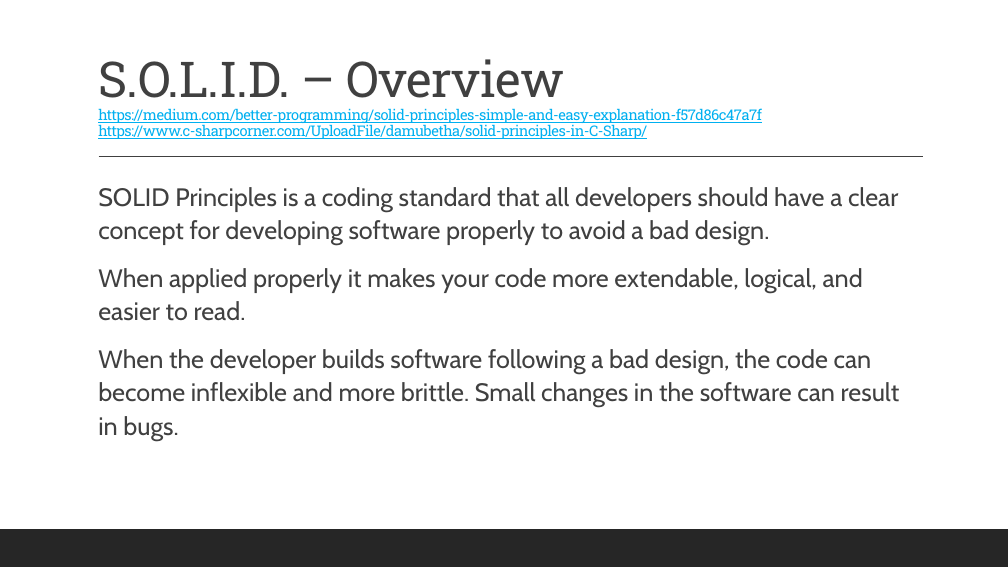
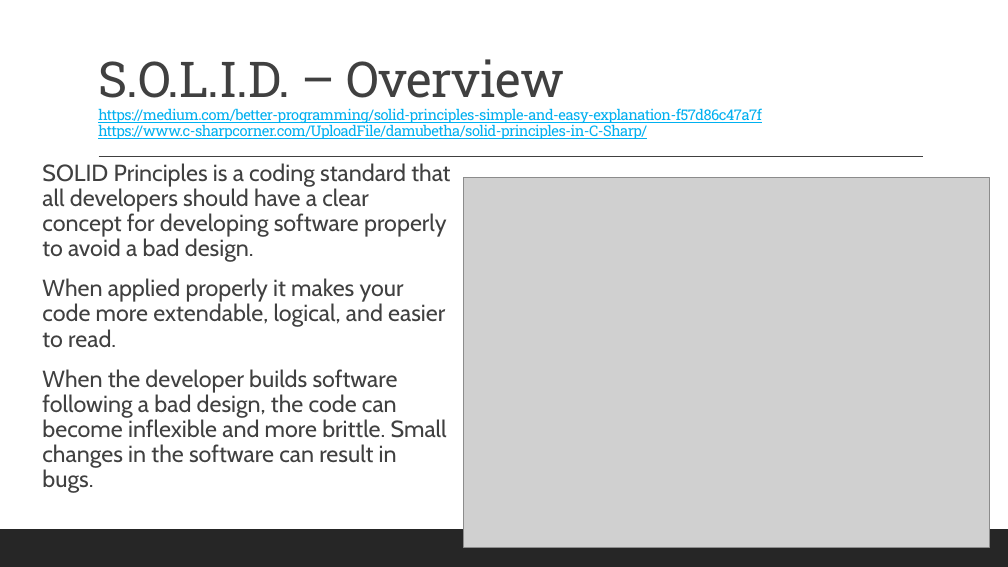
Before and after one commit to 2002-feb24-net/trainer-code, a slide deck: slide 3 of REPO_MarksCodeAndPPTs/DotNetPPTs/dotnetWeek1Ppts/D4_.NET_SOLID.pptx. Drawn at 1008x567 pixels with LibreOffice and Linux fonts; fonts in the diff are those of the drawing; grey boxes stand for pictures. Boxes give left, top, right and bottom in pixels: in the first picture for what was removed or moved away, otherwise in the second. Text is boxed around its words. In the diff, an @@ line names an element or a change of style, - is before the commit and + after.

```diff
--- a/REPO_MarksCodeAndPPTs/DotNetPPTs/dotnetWeek1Ppts/D4_.NET_SOLID.pptx
+++ b/REPO_MarksCodeAndPPTs/DotNetPPTs/dotnetWeek1Ppts/D4_.NET_SOLID.pptx
@@ text "SOLID Principles is a coding ...": place and size @@
-text "SOLID Principles is a coding ..." at box(98, 187, 900, 441)
+text "SOLID Principles is a coding ..." at box(42, 163, 450, 493)
@@ text "SOLID Principles is a coding ..." at box(42, 163, 450, 493): size 24 to 22.2 pt; line spacing 1.1 to 0.9 @@
@@ picture added at box(464, 178, 989, 547) @@
```
Also in this commit, not shown: 4 other files.
